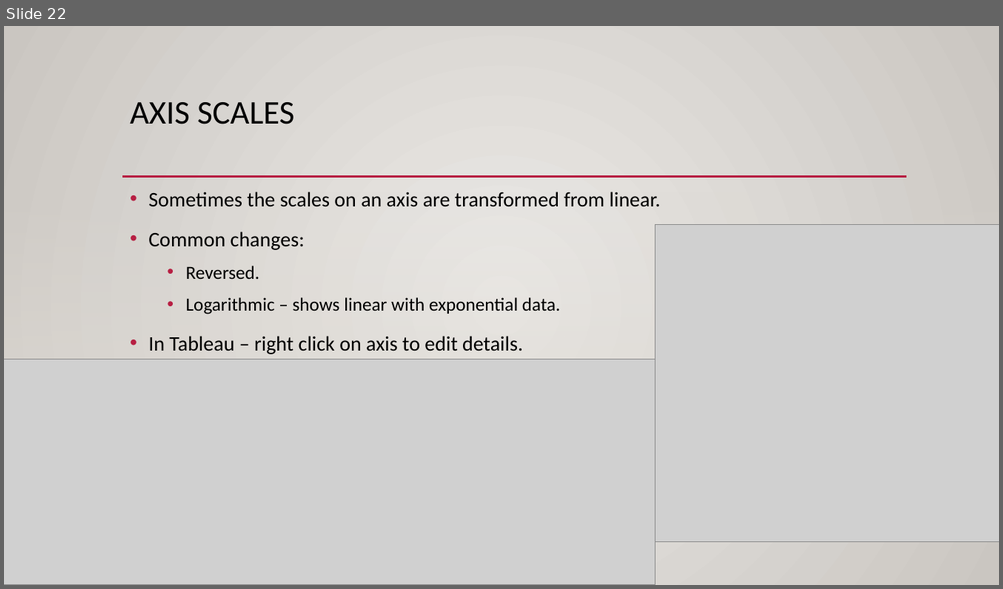
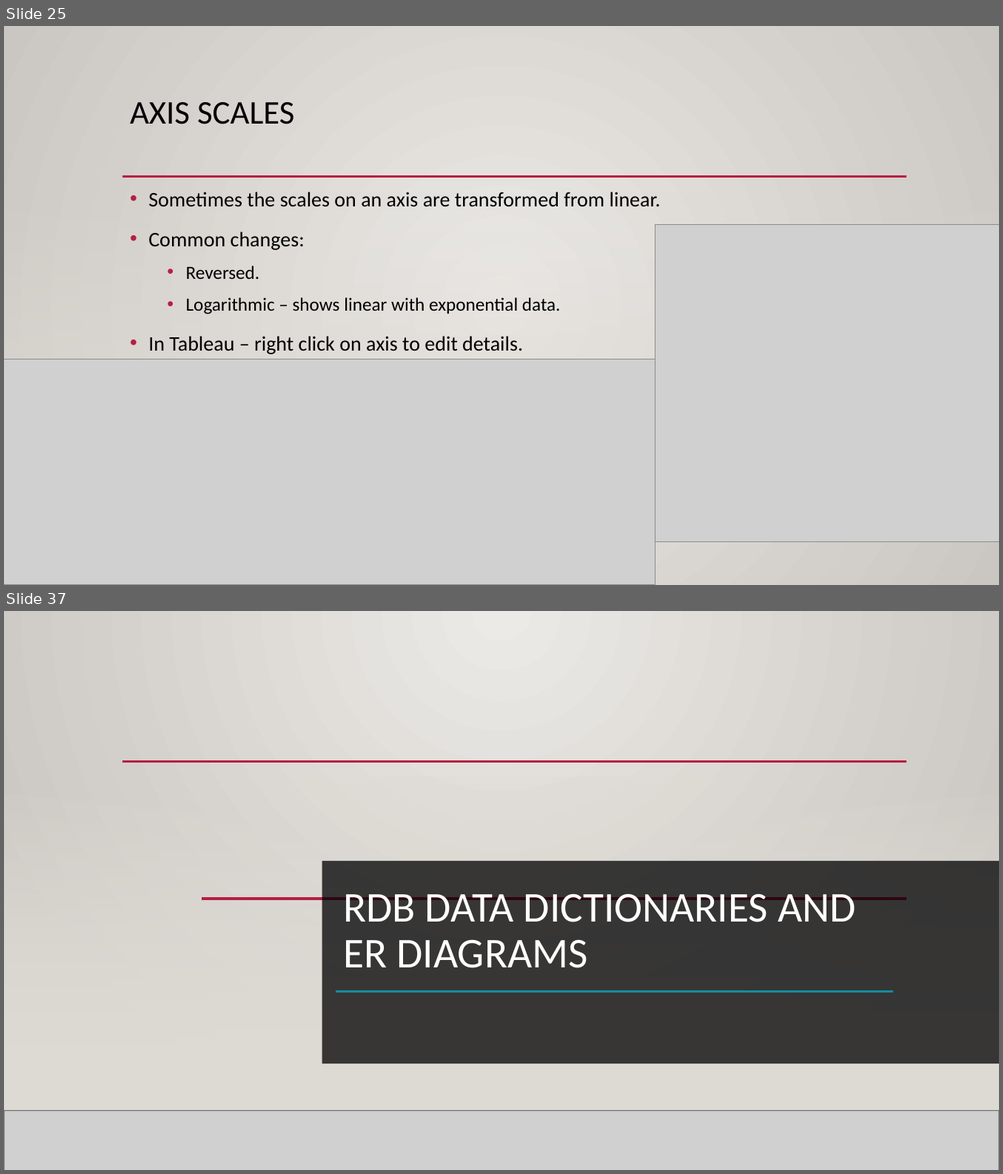
Before and after one commit to AkeemSemper/ml_datasets, a slide deck: slides/chapter_3.pptx. Shown one above the other, each under a label of ours: slide 22 before the commit, slides 25 and 37 after it; the slides between them are not shown. The pictures are 1003x589 and 1003x1174 pixels, drawn with LibreOffice and Linux fonts; fonts in the diff are those of the drawing; grey boxes stand for pictures; background and template pictures are left out. Boxes give left, top, right and bottom in pixels: in the first picture for what was removed or moved away, otherwise in the second. Text is boxed around its words. In the diff, an @@ line names an element or a change of style, - is before the commit and + after.

```diff
--- a/slides/chapter_3.pptx
+++ b/slides/chapter_3.pptx
@@ slide 37 added at (x1=4, y1=611, x2=999, y2=1170), background picture (left out); not listed: 3 template elements that a slide beside it also shows @@
@@ rectangle added at (x1=4, y1=776, x2=999, y2=1111), fill gradient #DFDBD5 @@
@@ rectangle added at (x1=322, y1=861, x2=999, y2=1064), fill #000001 at 75% opacity @@
@@ line added from (201, 899) to (906, 899), #B71E42 2.5 pt @@
@@ title added at (x1=343, y1=894, x2=855, y2=968), 41 pt, text #FFFFFE @@
+RDB DATA DICTIONARIES AND ER DIAGRAMS
@@ line added from (336, 991) to (893, 991), #158BA0 2.5 pt @@
@@ picture added at (x1=4, y1=1111, x2=999, y2=1170) @@
@@ line added from (4, 1111) to (999, 1111), #000001 1 pt @@
@@ what was slide 22 is now slide 25 @@
```
Also in this commit, not shown: 10 slides changed, 24 other slides added, 1 slide removed, 1 other file.
